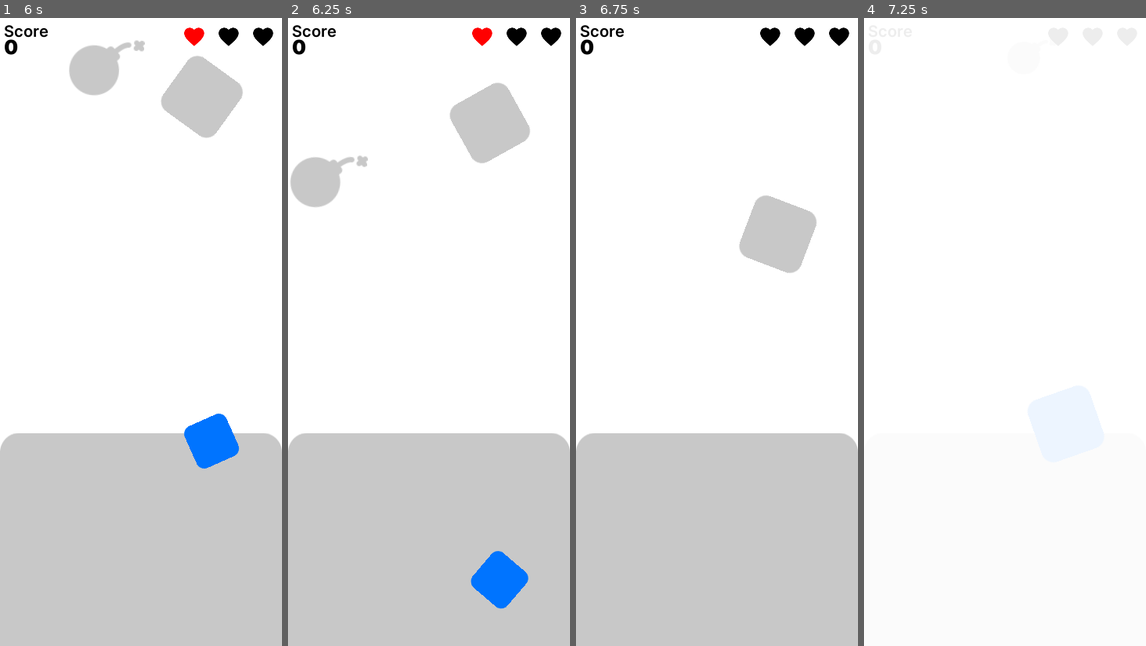
Above: before the commit, frames 1-4 (left to right).
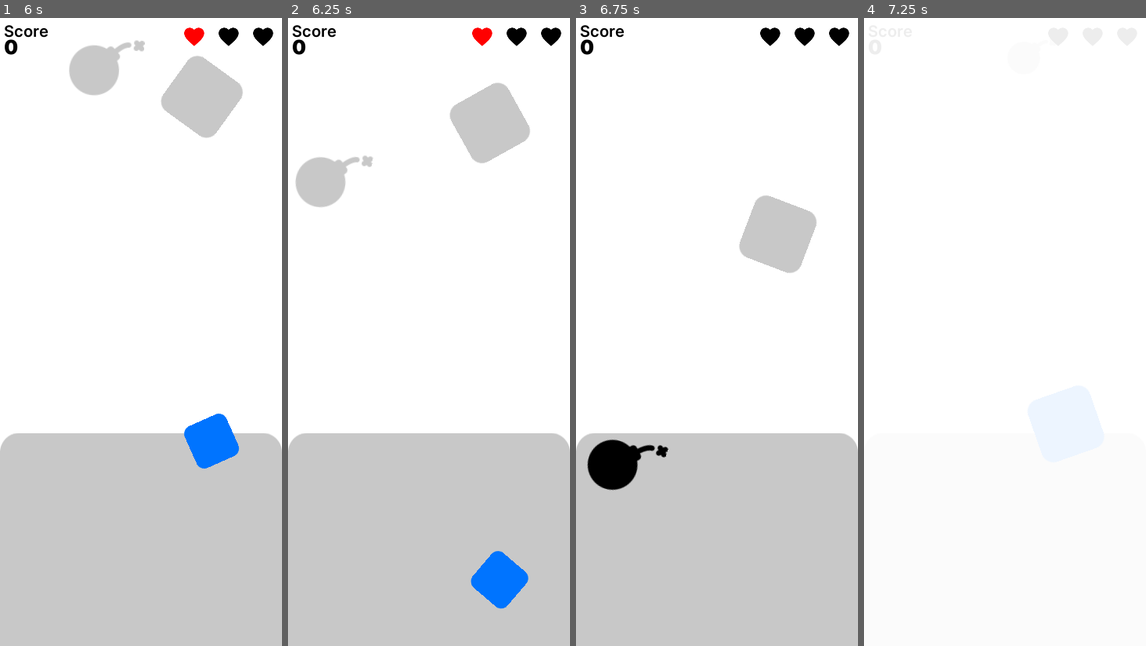
Above: after the commit, the same moments.

Repository: EmilienLeroy/FallingSquare
Game: Godot game, scene res://main.tscn
The game is run twice, just before and just after one commit, with the same random seed, the same clock (stepped at 60 frames per second) and the same inputs.
Inputs (mouse positions are in pixels of both pictures, inside the frame that each line leads up to):
- Up to frame 1 (6 s): click (143, 325) at 0.5 s; move the mouse to (203, 300) at 1.27 s; click (203, 300) at 1.42 s; tap Enter at 2 s; move the mouse to (84, 363) at 2.02 s; click (84, 363) at 2.17 s; move the mouse to (101, 105) at 2.77 s; click (101, 105) at 2.92 s; move the mouse to (200, 55) at 3.52 s; click (200, 55) at 3.67 s; move the mouse to (47, 68) at 4.27 s; click (47, 68) at 4.42 s; move the mouse to (211, 87) at 5.02 s; click (211, 87) at 5.17 s; move the mouse to (203, 87) at 5.77 s; click (203, 87) at 5.92 s
- Up to frame 2 (6.25 s): no input
- Up to frame 3 (6.75 s): move the mouse to (674, 175) at 6.52 s; click (674, 175) at 6.67 s
- Up to frame 4 (7.25 s): no input

Frame 1 is identical in both runs. In frame 2, 0.4% of the frame differs, in the area x 0-31%, y 21-31%; in frame 3, 1.3%, in the area x 3-33%, y 67-76%; in frame 4, nothing differs.

Commit message:
✨ Adding walls to prevent item to go out of the screen

Diff:
--- a/views/game.tscn
+++ b/views/game.tscn
@@ -1,9 +1,12 @@
-[gd_scene load_steps=5 format=2]
+[gd_scene load_steps=6 format=2]
 
 [ext_resource path="res://components/life.tscn" type="PackedScene" id=1]
 [ext_resource path="res://components/zone.tscn" type="PackedScene" id=2]
 [ext_resource path="res://views/game.gd" type="Script" id=3]
 [ext_resource path="res://components/score.tscn" type="PackedScene" id=4]
+
+[sub_resource type="RectangleShape2D" id=1]
+extents = Vector2( 55.5, 400 )
 
 [node name="Game" type="Node2D"]
 script = ExtResource( 3 )
@@ -23,3 +26,13 @@
 position = Vector2( 183, 130 )
 
 [node name="Score" parent="." instance=ExtResource( 4 )]
+
+[node name="Walls" type="StaticBody2D" parent="."]
+
+[node name="WallLeft" type="CollisionShape2D" parent="Walls"]
+position = Vector2( -56, 400 )
+shape = SubResource( 1 )
+
+[node name="WallRight" type="CollisionShape2D" parent="Walls"]
+position = Vector2( 416, 401 )
+shape = SubResource( 1 )
